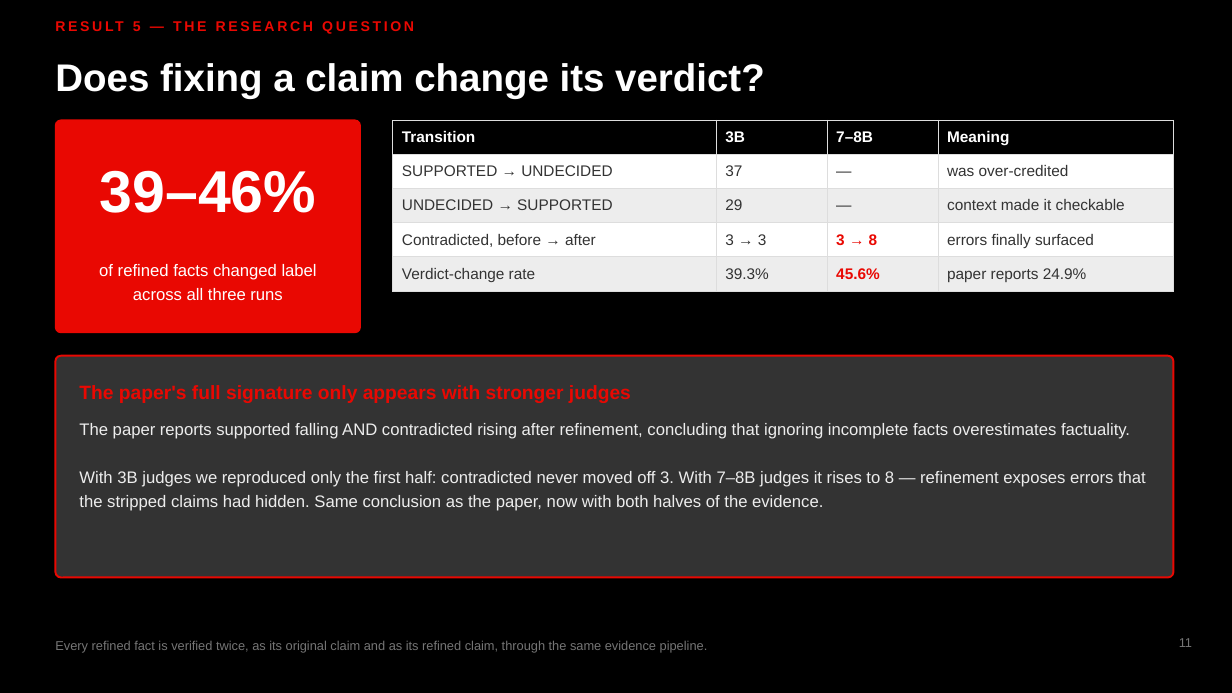
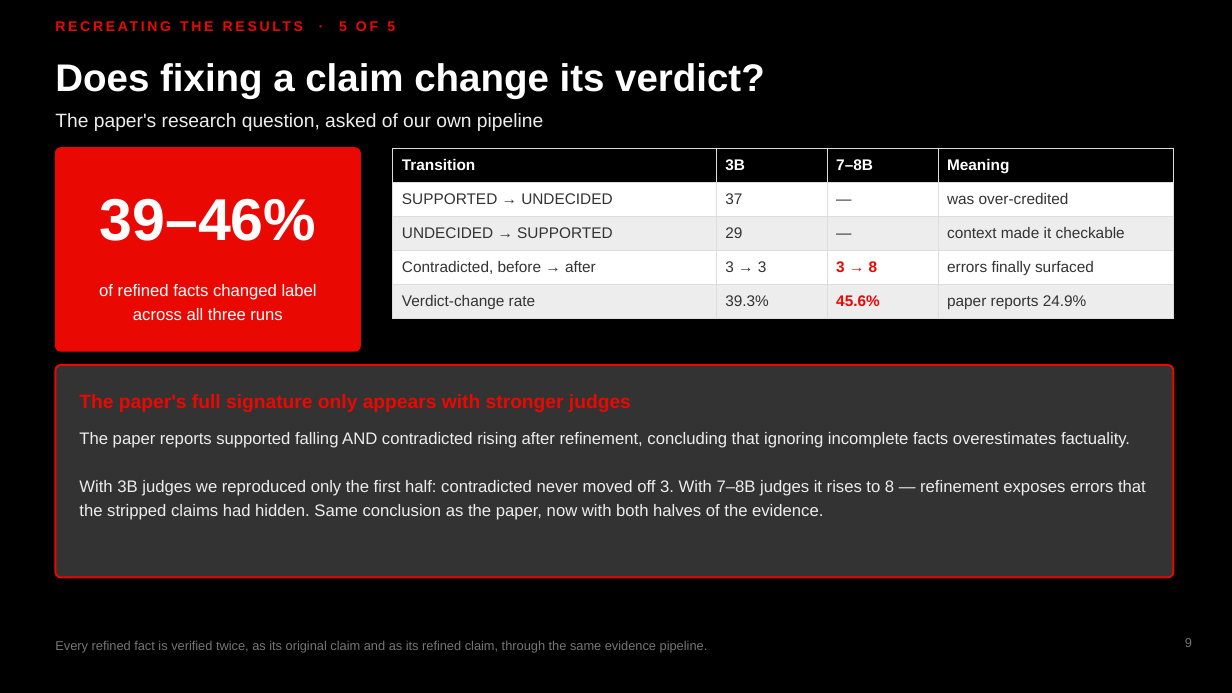
Before and after one commit to MadhavKrishna06/Verifact-Lite, a slide deck: slide 9 of presentation/VERIFACT-Lite-TTU.pptx (slide 11 before the commit). Drawn at 1232x693 pixels with LibreOffice and Linux fonts; fonts in the diff are those of the drawing. Boxes give left, top, right and bottom in pixels: in the first picture for what was removed or moved away, otherwise in the second. Text is boxed around its words. In the diff, an @@ line names an element or a change of style, - is before the commit and + after.

```diff
--- a/presentation/VERIFACT-Lite-TTU.pptx
+++ b/presentation/VERIFACT-Lite-TTU.pptx
@@ text at [339,21,395,31]: text changed @@
-RESULT 5 — THE RESEARCH QUESTION
+RECREATING THE RESULTS · 5 OF 5
@@ text added at [55,113,543,131], 15 pt, text #EDEDED @@
+The paper's research question, asked of our own pipeline
@@ rounded rectangle at [55,148,360,351]: proportions changed @@
@@ rounded rectangle: place and size @@
-rounded rectangle at [55,120,360,333]
+rounded rectangle at [55,148,360,351]
@@ table: place and size @@
-table at [393,120,1174,286]
+table at [393,148,1174,313]
@@ text "39–46%": place and size @@
-text "39–46%" at [100,170,317,213]
+text "39–46%" at [100,198,317,241]
@@ text "of refined facts changed label": place and size @@
-text "of refined facts changed label" at [99,264,317,300]
+text "of refined facts changed label" at [99,284,317,320]
@@ rounded rectangle: place and size @@
-rounded rectangle at [55,356,1174,578]
+rounded rectangle at [55,365,1174,578]
@@ rounded rectangle at [55,365,1174,578]: proportions changed @@
@@ text "The paper's full signature only ..." rewrapped from [119,385,631,403] to [79,394,631,412] @@
@@ text "The paper reports supported falling ...": place and size @@
-text "The paper reports supported falling ..." at [79,423,1146,511]
+text "The paper reports supported falling ..." at [79,432,1146,520]
@@ page number at [1185,638,1192,647]: text changed @@
-11
+9
```
Also in this commit, not shown: 13 other slides changed, 3 slides added, 2 slides removed, 1 other file.
